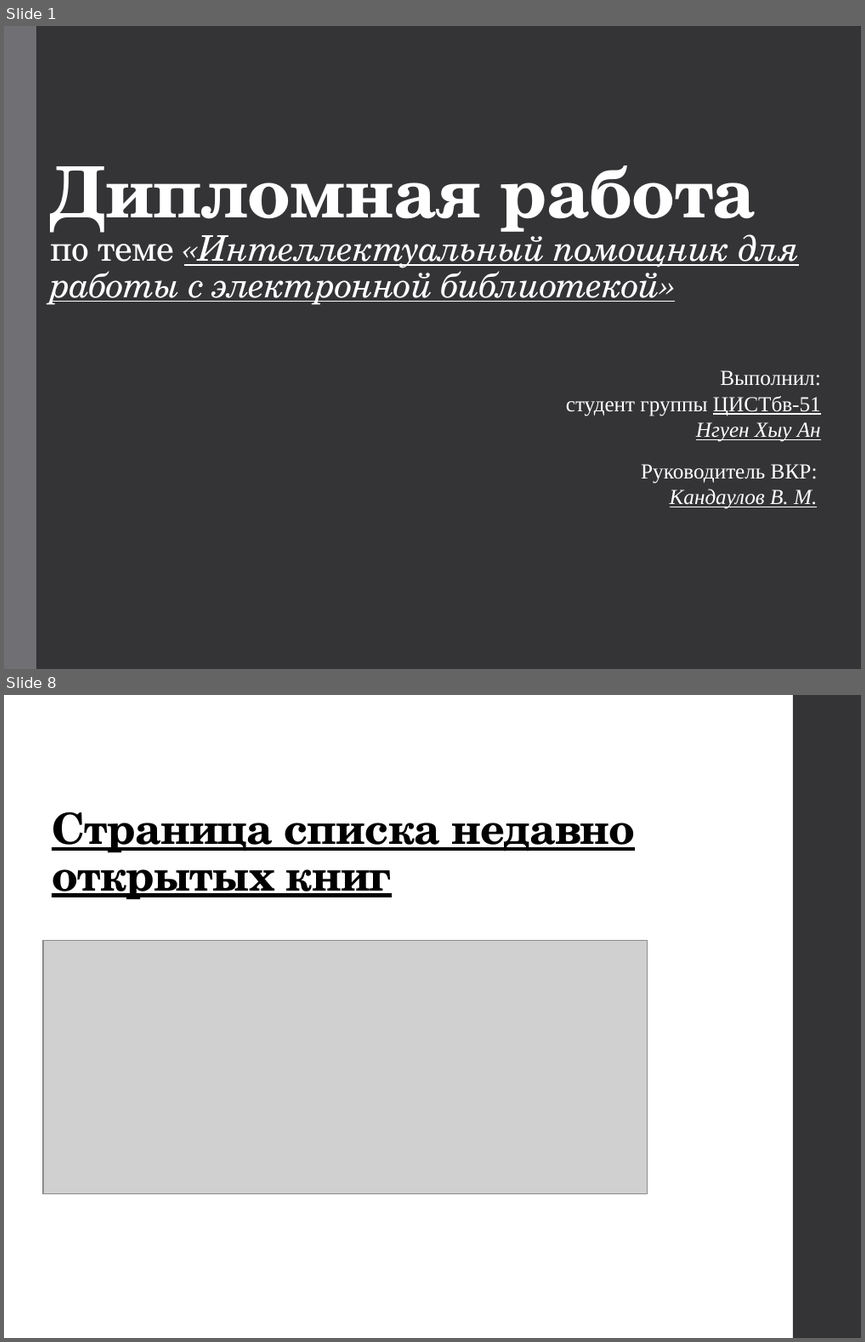
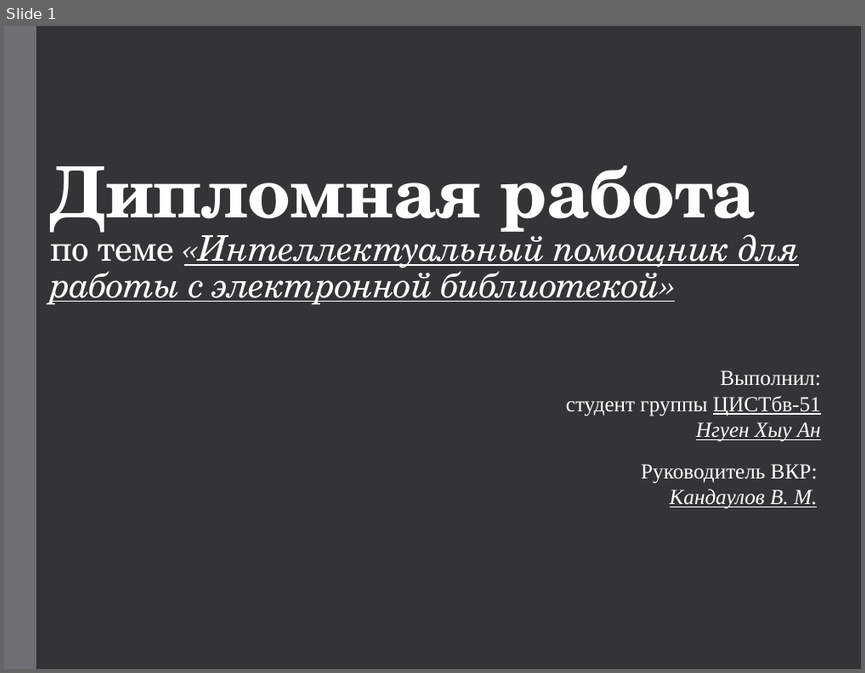
Before and after one commit to an-nguen/UlstuGradWork, a slide deck: docs/Презентация.pptx. Shown one above the other, each under a label of ours: slides 1 and 8 before the commit, slide 1 after it; the slides between them are not shown. The pictures are 865x1342 and 865x673 pixels, drawn with LibreOffice and Linux fonts; fonts in the diff are those of the drawing; grey boxes stand for pictures. Boxes give left, top, right and bottom in pixels: in the first picture for what was removed or moved away, otherwise in the second. Text is boxed around its words. In the diff, an @@ line names an element or a change of style, - is before the commit and + after.

```diff
--- a/docs/Презентация.pptx
+++ b/docs/Презентация.pptx
@@ slide 8 removed at [4, 695, 861, 1338], background #FFFFFF @@
@@ rectangle removed at [793, 695, 861, 1338] @@
@@ title removed at [52, 812, 636, 900] @@
-Страница списка недавно открытых книг
@@ picture removed at [43, 940, 647, 1194] @@
```
Also in this commit, not shown: 10 slides changed, 2 other slides removed, 43 other files.
